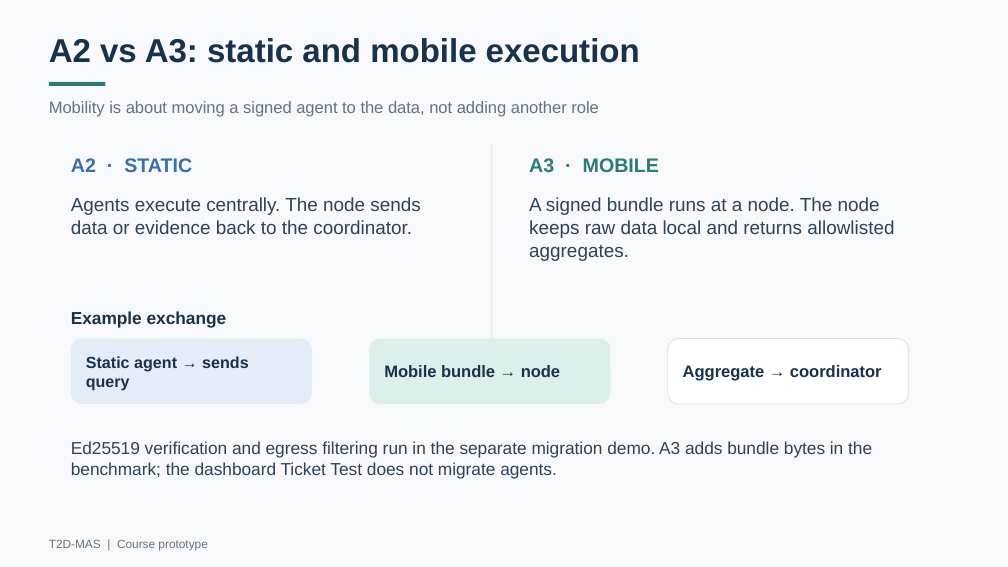
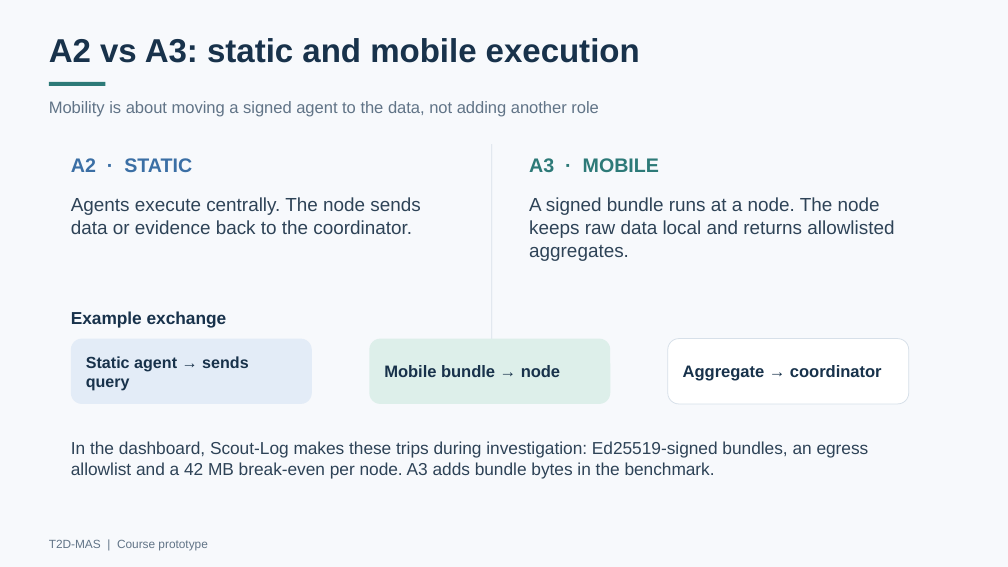
Before and after one commit to zidanarsyad/t2d-mas, a slide deck: slide 9 of deliverables/T2D-MAS-Program-Explainer-Updated.pptx. Drawn at 1008x567 pixels with LibreOffice and Linux fonts; fonts in the diff are those of the drawing. Boxes give left, top, right and bottom in pixels: in the first picture for what was removed or moved away, otherwise in the second. Text is boxed around its words. In the diff, an @@ line names an element or a change of style, - is before the commit and + after.

```diff
--- a/deliverables/T2D-MAS-Program-Explainer-Updated.pptx
+++ b/deliverables/T2D-MAS-Program-Explainer-Updated.pptx
@@ text at (71,441,869,478): text changed @@
-Ed25519 verification and egress filtering run in the separate migration demo. A3 adds bundle bytes in the benchmark; the dashboard Ticket Test does not migrate agents.
+In the dashboard, Scout-Log makes these trips during investigation: Ed25519-signed bundles, an egress allowlist and a 42 MB break-even per node. A3 adds bundle bytes in the benchmark.
```
Also in this commit, not shown: 9 other slides changed, 12 other files.
